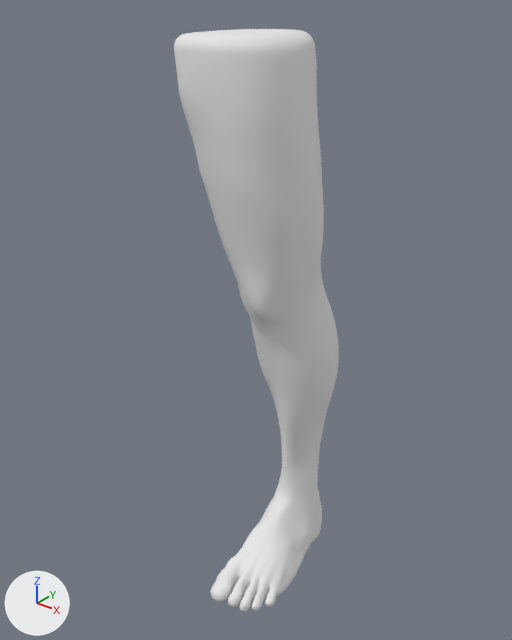
Renders of the glTF model frontend/public/models/body_parts/leg_left.glb from each side of a commit.
One viewpoint serves both versions: a 50 mm camera at (8.81, -9.53, 11.45) aimed at (1.28, -0.12, 5.61). Lighting does not change. The marker at lower left points along +X, +Y and +Z. The first picture is the older version. Where no turn or scale is listed for an object, it has been applied to the vertices.

The scene before the commit, as lines of its bpy script (objects in view):
```python
mat_default = principled_material('default')
mat_default.base_color = (0.8, 0.8, 0.8)  # white #e7e7e7
mat_default.roughness = 1.0
me_finalbasemesh_003 = bpy.data.meshes.new('FinalBaseMesh.003')
me_finalbasemesh_003.from_pydata(...)  # 5240 vertices, 10476 faces; spans x 0.12..2.64, y -1.92..1.46, z -0.06..10.56
me_finalbasemesh_003.materials.append(mat_default)  # white #e7e7e7
ob_finalbasemesh_003 = bpy.data.objects.new('FinalBaseMesh.003', me_finalbasemesh_003)
ob_finalbasemesh_003.location = (0.0, 0.0, 0.06)
```
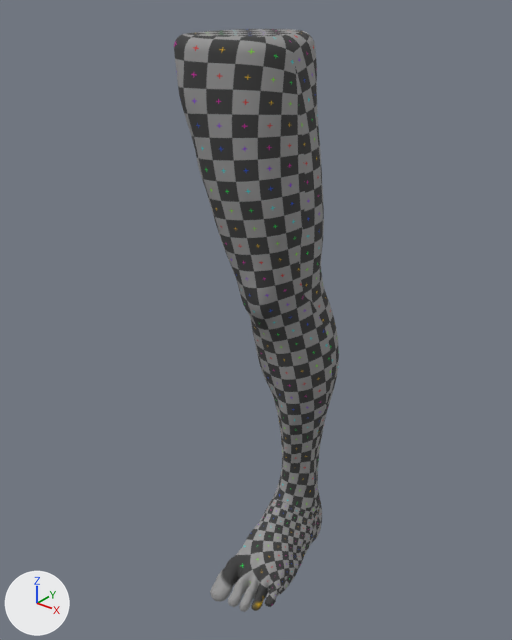
What differs and where, as boxes [x1, y1, x2, y2] in the pictures (512 x 640 px; the box of a moved part takes in the faces that stretch with it):
'FinalBaseMesh.003', surface changed, reshaped (white to grey): [174, 29, 339, 612] in both
part 1 of me_finalbasemesh_003, moved or reshaped: [211, 175, 321, 321] in both
part 2 of me_finalbasemesh_003, moved or reshaped: [278, 460, 302, 501] in both

The change, as a diff of the scene's bpy script:
```diff
--- a/frontend/public/models/body_parts/leg_left.glb.py
+++ b/frontend/public/models/body_parts/leg_left.glb.py
@@ img_untitled @@
+img_untitled = load_image('Untitled', '_unpacked/Untitled', 1024, 1024, 'sRGB')
@@ mat_default @@
 mat_default = principled_material('default')
-mat_default.base_color = (0.8, 0.8, 0.8)  # white #e7e7e7
+mat_default.texture = img_untitled
 mat_default.roughness = 1.0
@@ me_finalbasemesh_003 @@
 me_finalbasemesh_003.from_pydata(...)  # 5240 vertices, 10476 faces; spans x 0.12..2.64, y -1.92..1.46, z -0.06..10.56
 # used by ob_finalbasemesh_003; location = (0.0, 0.0, 0.06)
+# me_finalbasemesh_003 part 1: 102 vertices moved from x 1.92..2.3, y -0.49..0.51, z 5.87..6.91 to x 1.93..2.3, y -0.49..0.52, z 5.87..6.91; 5 vertices removed from x 1.14..2.28, y -0.96..0.25, z 6.59..8.36; 5 vertices added at x 1.14..2.29, y -0.97..0.26, z 6.59..8.36
+# me_finalbasemesh_003 part 2: 1 vertex moved from x 1.77, y 0.18, z 1.41 to x 1.77, y 0.17, z 1.42; 6 vertices removed from x 1.66..1.96, y 0.23..1.27, z 1.5..2.19; 6 vertices added at x 1.66..1.97, y 0.22..1.27, z 1.5..2.19
 me_finalbasemesh_003.materials.append(mat_default)
```
